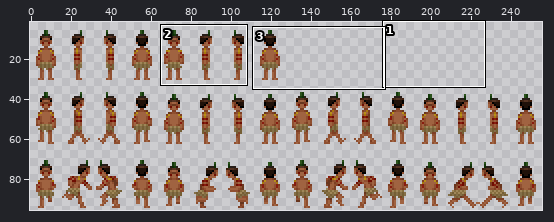
Sprite sheet, stored at Assets/Sprites/Player/player.png. Above: a wide view before the commit, with the close-up outlined.
Close-up. Earlier state:
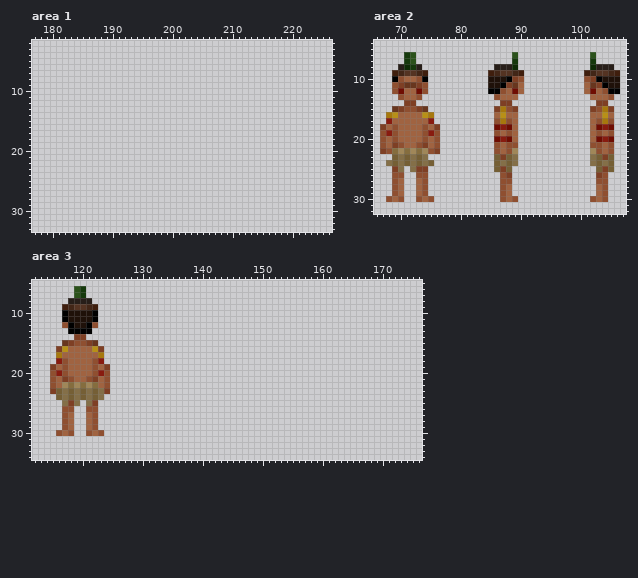
The file is 256x96 pixels. Colours within 5 levels of each other are drawn and written as one. Shown: area 1: x 177..226, y 2..33; area 2: x 66..107, y 4..32; area 3: x 112..176, y 5..34. The wide view leaves out empty margins. The commit also changed other parts of the picture, which this record leaves out.
The same view after the edit:
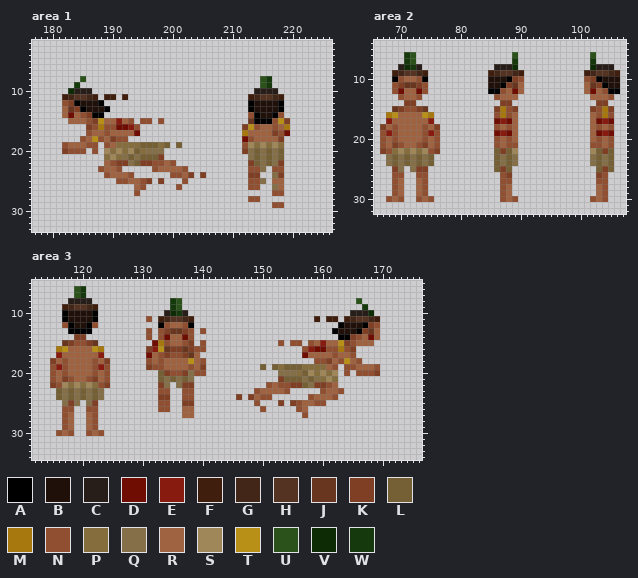
Palette (. is transparent): A #000000  B #1f1109  C #271e19  D #6f0d02  E #881b0f  F #3f1e0d  G #422617  H #543322  J #68361e  K #7e3f24  L #755f35  M #a7780d  N #8f4f30  P #856d3e  Q #846f48  R #a06341  S #a08759  T #b89017  U #2b521b  V #0d2b05  W #15390c
Edits made:
Changed rows in their new state; - is an unchanged pixel.
Area 1:
first column x 182:
 8 ---U-----------------------------UW---
 9 --W------------------------------UW---
10 -VCCC---------------------------CCCC--
11 FGHHGF-FF-F--------------------FGHHGF-
12 NKABBBA------------------------ABBBBA-
13 RJKABBBA-----------------------ABBBBA-
14 RDRNKAA------------------------NABBAN-
15 -RRRNKTRRERN-NN-N--------------JAAANTK
16 ----KNMNNDDEN-----------------KTNRRNRM
17 ----NRRNRRRRD-----------------MRRRRKND
18 ---NRTNRKNN-------------------DNRRRRK-
19 NRRRNN-NRPPPPLLLPL-L----------NSPSPSP-
20 KNNN-N-SPSPSLPQQQ-------------KQLQLQL-
21 -------PSPQLQLLLK--------------QLQLQL-
22 -------RNKKQLKKNNRN------------KLQLQK-
23 ------NRRN-----NRRRRN----------NNQ-NN-
24 -------NRRRN------NNRK-K-------KK--QK-
25 ---------NNRRNK-K---N----------NNQ-RR-
26 ------------RN-----N-----------NN--QR-
27 ------------N----------------------NN-
28 -------------------------------NN-----
29 -----------------------------------NN-
Area 2:
first column x 68:
16 ------------------NMN--------------NMN
17 ------------------DED--------------DED
18 ------------------NRN--------------NRN
19 ------------------DED--------------DED
20 ------------------NRN--------------NRN
22 ------------------LKL--------------LKL
23 Q------L-----------Q----------------Q-
Area 3:
first column x 115:
 8 --------------------WU-----------------------------U---
 9 --------------------WU------------------------------W--
10 -------------------CVWC---------------------------CCCV-
11 ----------------N-FGHHGF--------------------F-FF-FGHHGF
12 ------------------ANRRNA------------------------ABBBAKN
13 ----------------N-NKJJKN-N---------------------ABBBAKJR
14 ----------------N-NDRRDN------------------------AAKNRDR
15 -----------------DMNRRNK-N------------N-NN-NRERRTKNRRR-
16 -M------M-------KETJKKJKNN----------------NEDDNNMNK----
17 -E------E-------DRNKNNKJR-----------------DRRRRNRRN----
18 KR------RK------NRNRRRRTRN------------------NNKRNTRN---
19 NE------EN------KNNRRRRNRK---------L-LPLLLPPPPRN-NNRRRN
20 -R------R---------LKNNKQNN------------QQQPLSPSPS-N-NNNK
21 ------------------LQLQLQ--------------KLLLQLQPSP-------
22 KN------NK--------KQ-QKK------------NRNNKKLQKKNR-------
23 .--------.--------NN--NN----------NRRRRN-----NRRN------
24 ------------------KK--NN-------K-KRNN------NRRRN-------
25 ------------------NN--KK----------N---K-KNRRNN---------
26 ------------------NN--RR-----------N-----NR------------
27 ----------------------RR------------------N------------
